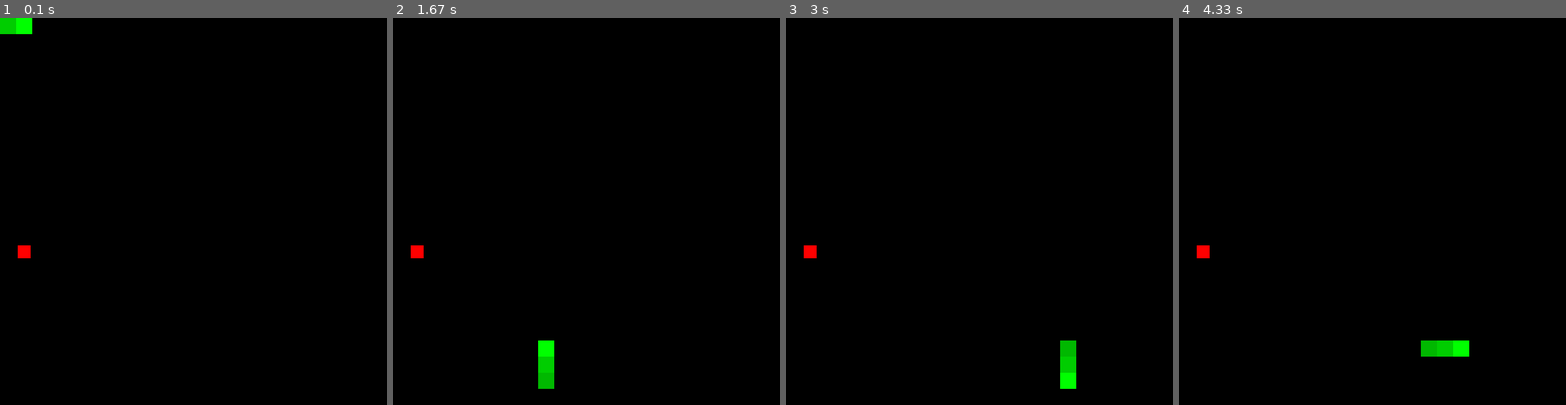
Above: before the commit, frames 1-4 (left to right).
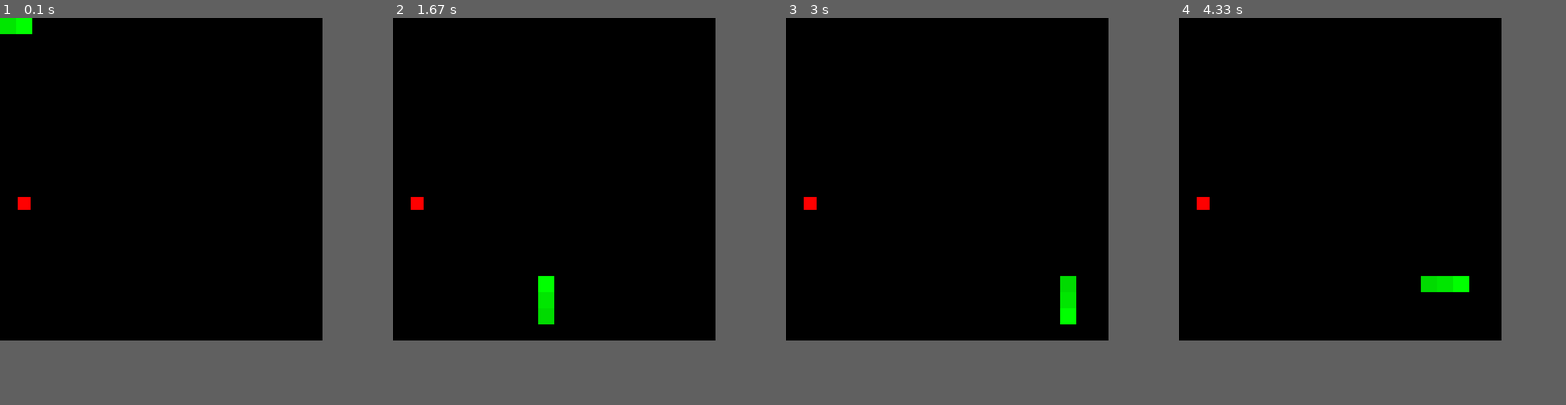
Above: after the commit, the same moments.

Repository: NotchArrow/PygameSnake
Game: pygame game, started from Main.py
Same seed, same stepped clock (60 frames per second), same inputs: the game is played once before the commit and once after it.
Inputs:
- Up to frame 1 (0.1 s): no input
- Up to frame 2 (1.67 s): tap Enter at 0.33 s; hold W 1.17-1.63 s
- Up to frame 3 (3 s): hold D 1.67-2.13 s; hold A 2.17-2.7 s; hold S from 2.73 s (still down)
- Up to frame 4 (4.33 s): release S at 3.03 s; hold A 3.07-3.47 s; hold W 3.5-3.87 s; hold D from 3.9 s (still down)
In our replay, the window is 720x720 before the commit and 600x600 after it. These sizes can differ from the game's own. Grey fills any space a smaller window leaves; there, only what the larger window draws over its background counts as a difference.

The runs differ from the first frame. In frame 1, 0.4% of the frame differs, in the area x 0-8%, y 0-63%; in frame 2, 1.3%, in the area x 4-42%, y 46-96%; in frame 3, 1.3%; in frame 4, 1.3%.

Commit message:
Minor customization options

Diff:
--- a/Main.py
+++ b/Main.py
@@ -71,7 +71,7 @@
 
     def draw(self, game):
         for seg, pos in enumerate(self.positions):
-            gradient = 50 * seg ** .5
+            gradient = game.gradientDecline * seg ** .5
             segColor = (max(self.color[0] * .5, self.color[0] - gradient),
                         max(self.color[1] * .5, self.color[1] - gradient),
                         max(self.color[2] * .5, self.color[2] - gradient))
@@ -85,7 +85,6 @@
                                        random.randrange(game.SCREEN_HEIGHT) * game.GRID)
         self.shrink = 0.8
         self.golden = False
-        self.goldenChance = .1
 
     def move(self, game):
         validLocation = False
@@ -96,7 +95,7 @@
                 if self.position in snake.positions:
                     validLocation = False
 
-        self.golden = random.random() < self.goldenChance
+        self.golden = random.random() < game.goldenChance
 
     def delGolden(self, game):
         if self.golden:
@@ -145,6 +144,7 @@
         self.SCREEN_HEIGHT = SCREEN_HEIGHT
         self.SCREEN_SIZE = (self.SCREEN_WIDTH * self.GRID, self.SCREEN_HEIGHT * self.GRID)
         self.screen = pygame.display.set_mode(self.SCREEN_SIZE)
+        self.backgroundColor = (0, 0, 0)
 
         self.appleCount = appleCount
         self.apples = []
@@ -152,6 +152,10 @@
         self.snakes = []
         self.snakeData = snakeData
         self.score = 0
+
+        self.gradientDecline = 25
+        self.goldenChance = 0.1
+        self.appleInc = -1
 
     def run(self):
         clock = pygame.time.Clock()
@@ -169,11 +173,17 @@
             self.apples.append(Apple(self))
 
         while running:
-            self.screen.fill((0, 0, 0))
+            self.screen.fill(self.backgroundColor)
 
             self.score = 0
             for snake in self.snakes:
                 self.score += snake.length
+
+            if int(self.score / self.appleInc) >= self.appleCount:
+                self.apples.append(Apple(self))
+                self.appleCount += 1
+
+            self.apples = self.apples[:self.appleCount]
 
             pygame.display.set_caption(f"Snake | Score: {self.score}")
             for event in pygame.event.get():
@@ -210,7 +220,7 @@
 
 
 snakeGame = SnakeGame(
-    30, 24, 24,
+    30, 20, 20,
     1, 1,
 
     [([pygame.K_w, pygame.K_s, pygame.K_a, pygame.K_d], (0, 255, 0)),
@@ -218,4 +228,5 @@
      ([pygame.K_i, pygame.K_k, pygame.K_j, pygame.K_l], (200, 0, 200)),
      ([pygame.K_t, pygame.K_g, pygame.K_f, pygame.K_h], (200, 200, 200))]
 )
+#snakeGame.backgroundColor = (0, 0, 255)
 snakeGame.run()
